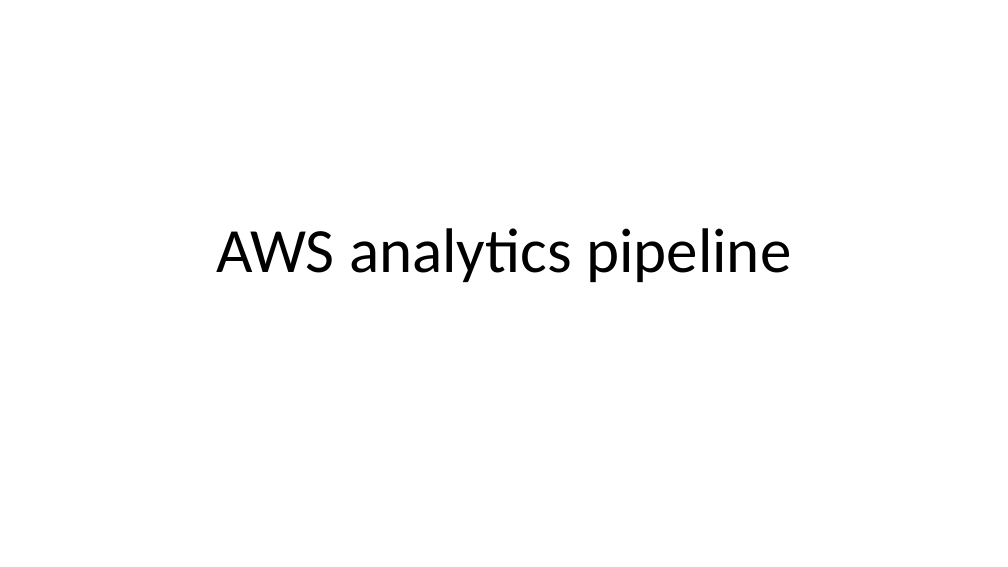
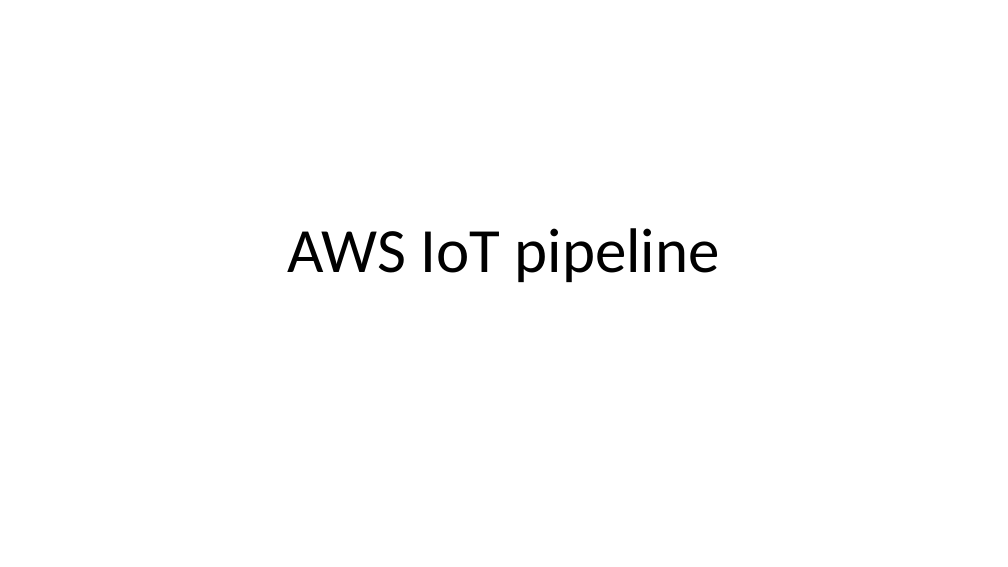
Before and after one commit to xuan0802/iot_slide, a slide deck: slide 1 of IoT analytics.pptx. Drawn at 1008x567 pixels with LibreOffice and Linux fonts; fonts in the diff are those of the drawing. Boxes give left, top, right and bottom in pixels: in the first picture for what was removed or moved away, otherwise in the second. Text is boxed around its words. In the diff, an @@ line names an element or a change of style, - is before the commit and + after.

```diff
--- a/IoT analytics.pptx
+++ b/IoT analytics.pptx
@@ title at [288,228,720,282]: text changed @@
-AWS analytics pipeline
+AWS IoT pipeline
```
Also in this commit, not shown: 1 other slide changed, 4 slides added, 1 slide removed.
